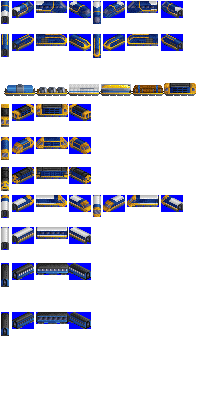
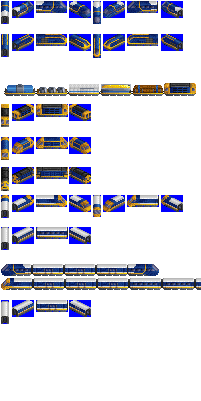
Comparing the layer stacks of the two 201px x 401px images. Changes:
renamed "rails" to "mail", moved it above "lev1", painted on it over [1, 263, 201, 336]
